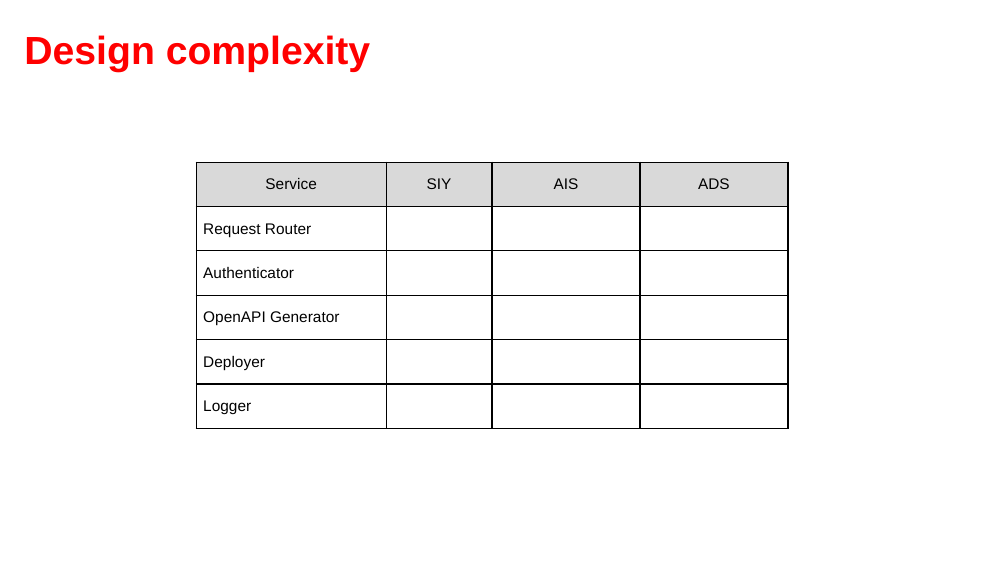
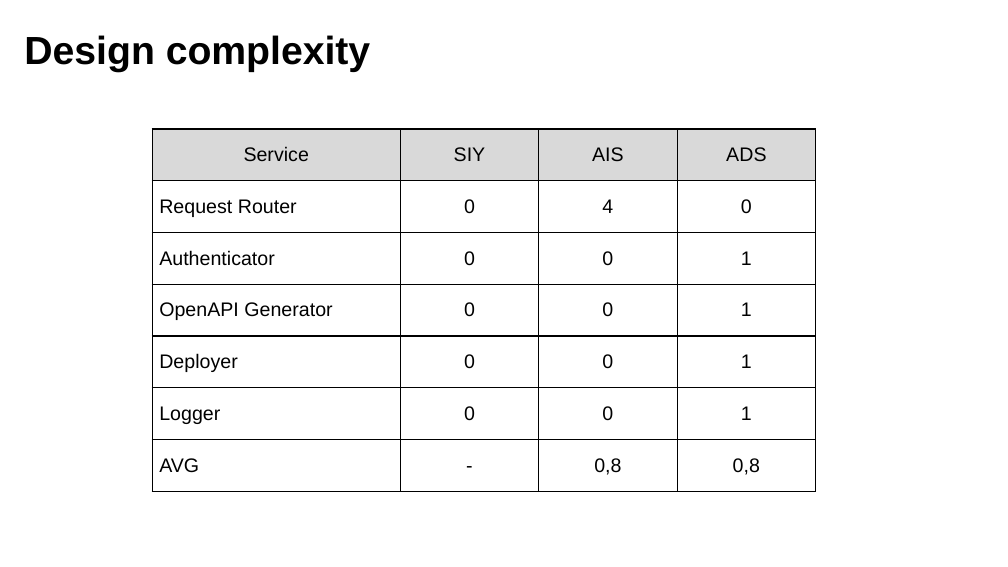
Before and after one commit to fanglores/Advanced-Software-Design, a slide deck: slide 15 of PracticeTasks/Module2/FinalTask_2/FinalTask_2.pptx. Drawn at 1008x567 pixels with LibreOffice and Linux fonts; fonts in the diff are those of the drawing. Boxes give left, top, right and bottom in pixels: in the first picture for what was removed or moved away, otherwise in the second. Text is boxed around its words. In the diff, an @@ line names an element or a change of style, - is before the commit and + after.

```diff
--- a/PracticeTasks/Module2/FinalTask_2/FinalTask_2.pptx
+++ b/PracticeTasks/Module2/FinalTask_2/FinalTask_2.pptx
@@ title "Design complexity" at box(24, 35, 371, 72): text colour #FF0000 to #000000 @@
@@ table at box(152, 129, 814, 491) @@
-row 2: Request Router |  |  | 
-row 3: Authenticator |  |  | 
-row 4: OpenAPI Generator |  |  | 
-row 5: Deployer |  |  | 
-row 6: Logger |  |  | 
+row 2: Request Router | 0 | 4 | 0
+row 3: Authenticator | 0 | 0 | 1
+row 4: OpenAPI Generator | 0 | 0 | 1
+row 5: Deployer | 0 | 0 | 1
+row 6: Logger | 0 | 0 | 1
+row 7: AVG | - | 0,8 | 0,8
@@ table: place and size @@
-table at box(197, 162, 788, 428)
+table at box(152, 129, 814, 491)
```
Also in this commit, not shown: 1 other slide changed, 1 other file.
